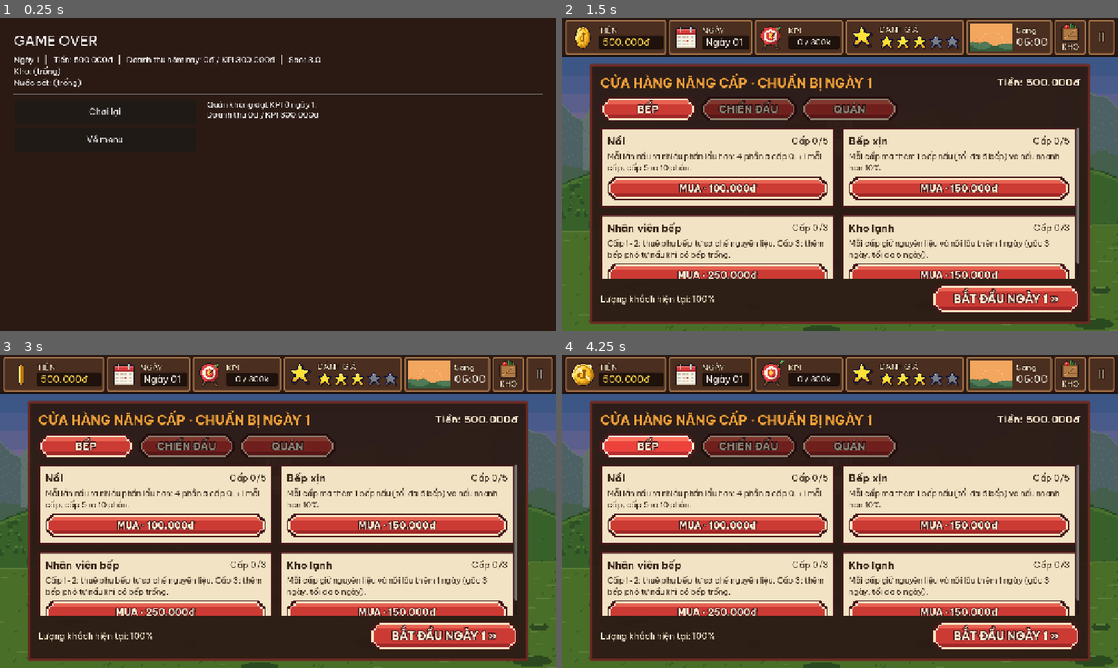
Above: before the commit, frames 1-4 (two rows, left to right).
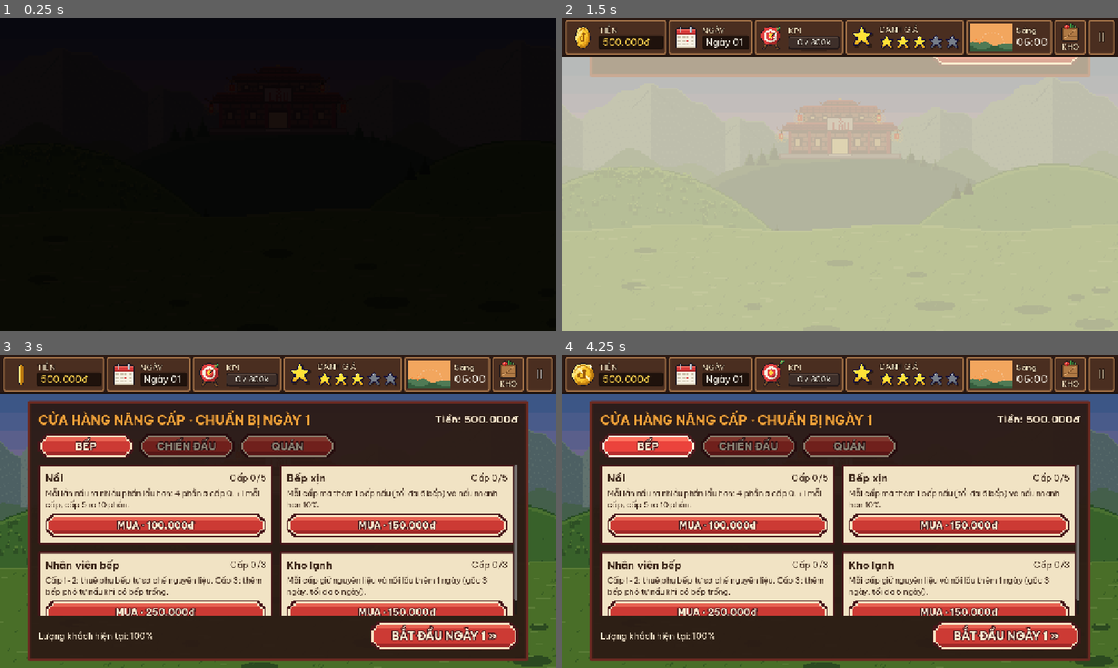
Above: after the commit, the same moments.

Repository: Znoywho/HotPot_SUNSUT
Game: Godot game, scene res://scenes/game_over/game_over.tscn
Two runs of this game, one before a commit and one after it. Both use one fixed random seed, a clock stepped at 60 frames per second and the inputs below. This scene is started directly instead of the project's main scene.
Inputs (mouse positions are in pixels of both pictures, inside the frame that each line leads up to):
- Up to frame 1 (0.25 s): no input
- Up to frame 2 (1.5 s): click "Chơi lại" (after the commit: "CHƠI LẠI") at 0.5 s; click (762, 259) at 1.25 s, where only the run after the commit has a clickable "CHƠI LẠI"
- Up to frame 3 (3 s): click "!" at 2 s; click "II" at 2.75 s
- Up to frame 4 (4.25 s): click "BẾP" at 3.5 s

The runs differ from the first frame. In frame 1, 95% of the frame differs, in the area x 0-100%, y 0-100%; in frame 2, 87%; in frame 3, 0.2%; in frame 4, 0.2%.

Commit message:
Màn Game Over thật (nền chiều tối, bảng kết quả, thanh KPI, Chơi lại / Về menu); thêm PixelBar dùng chung theo kiểu thanh của sổ, HUD dùng PixelBar

Diff:
--- a/scenes/common/hud.gd
+++ b/scenes/common/hud.gd
@@ -25,12 +25,10 @@
 const OUTLINE := Color("1a0f0a")
 const MONEY_COLOR := Color("ffd34e")
 const TEXT_COLOR := Color("f5f1e6")
-const BAR_FILL := Color("4cc552")
-const BAR_DONE := Color("ffd34e")
 
 var _money_label: Label
 var _day_label: Label
-var _kpi_bar: ProgressBar
+var _kpi_bar: PixelBar
 var _kpi_label: Label
 var _stars: Array[TextureRect] = []
 var _sun: HudSunDial
@@ -103,8 +101,7 @@
 	_kpi_bar.max_value = target
 	_kpi_bar.value = mini(GameState.today_revenue, target)
 	_kpi_label.text = "%s / %s" % [_short_money(GameState.today_revenue), _short_money(GameState.kpi_target)]
-	var fill := _kpi_bar.get_theme_stylebox("fill") as StyleBoxFlat
-	fill.bg_color = BAR_DONE if GameState.is_kpi_reached() else BAR_FILL
+	_kpi_bar.fill_color = PixelBar.GOLD if GameState.is_kpi_reached() else PixelBar.GREEN
 	_update_stars()
 	_update_time()
 	_update_storage_alert()
@@ -281,16 +278,8 @@
 
 
 func _kpi_widget() -> Control:
-	_kpi_bar = ProgressBar.new()
-	_kpi_bar.show_percentage = false
+	_kpi_bar = PixelBar.new()
 	_kpi_bar.custom_minimum_size = Vector2(116, 30)
-	_kpi_bar.mouse_filter = Control.MOUSE_FILTER_IGNORE
-	_kpi_bar.add_theme_stylebox_override("background", _value_style())
-	var fill := StyleBoxFlat.new()
-	fill.bg_color = BAR_FILL
-	fill.set_border_width_all(2)
-	fill.border_color = VALUE_BORDER
-	_kpi_bar.add_theme_stylebox_override("fill", fill)
 	_kpi_label = Label.new()
 	_kpi_label.add_theme_font_size_override("font_size", 18)
 	_kpi_label.add_theme_color_override("font_color", TEXT_COLOR)
--- /dev/null
+++ b/scenes/common/pixel_bar.gd
@@ -0,0 +1,79 @@
+class_name PixelBar
+extends TextureProgressBar
+## Thanh tiến độ pixel dùng chung cho cả game, cùng kiểu thanh KPI trong sổ tổng kết
+## (ảnh assets/sprites/ui/book/bar_*.png: rãnh nâu, phần đầy 3 tông màu, bóng đổ dưới chân).
+## Dùng: var bar := PixelBar.new(PixelBar.GREEN); bar.value = 40. Đổi màu: bar.fill_color = PixelBar.RED.
+## Màu GREEN / RED / GOLD dùng đúng ảnh của sổ; màu khác tự tạo 3 tông (sáng / thân / tối) từ khuôn bar_fill_white.png.
+## Cao bao nhiêu cũng được: chỉ các hàng giữa của ảnh bị kéo dãn nên viền pixel không méo.
+
+const GREEN := Color("66bb6a") ## Đạt / máu phe ta.
+const RED := Color("ff7b6b") ## Trượt / máu quái.
+const GOLD := Color("ffcc4d") ## Vượt mức / hoàn thành.
+const UNDER := preload("res://assets/sprites/ui/book/bar_under.png")
+const WHITE_FILL := preload("res://assets/sprites/ui/book/bar_fill_white.png")
+const FILL_TEXTURES := {
+	GREEN: preload("res://assets/sprites/ui/book/bar_fill_pass.png"),
+	RED: preload("res://assets/sprites/ui/book/bar_fill_fail.png"),
+	GOLD: preload("res://assets/sprites/ui/book/bar_fill_over.png"),
+}
+const SHADOW := Color(0, 0, 0, 0.25)
+
+const LIGHTEN := 0.3 ## Dải sáng phía trên = màu chọn sáng thêm 30% (như vàng nhạt trên thanh GOLD).
+const DARKEN := 0.22 ## Dải tối phía dưới = màu chọn tối đi 22%.
+
+static var _custom_fills := {} ## Color -> ImageTexture đã tạo, dùng lại cho thanh cùng màu.
+
+## Màu phần đầy; đổi lúc nào cũng được.
+var fill_color := GREEN:
+	set(value):
+		fill_color = value
+		texture_progress = FILL_TEXTURES[value] if FILL_TEXTURES.has(value) else _custom_fill(value)
+
+
+## Ảnh phần đầy cho màu tùy chọn: tô 3 tông của bar_fill_white.png theo màu chọn.
+## Xám 255 = dải sáng (color sáng thêm LIGHTEN), xám 230 = thân (đúng color), tối hơn = dải tối (color tối đi DARKEN).
+static func _custom_fill(color: Color) -> ImageTexture:
+	if not _custom_fills.has(color):
+		var image := WHITE_FILL.get_image()
+		image.decompress()
+		image.convert(Image.FORMAT_RGBA8)
+		for y in image.get_height():
+			for x in image.get_width():
+				var pixel := image.get_pixel(x, y)
+				if pixel.a == 0.0:
+					continue
+				var tone := color.lightened(LIGHTEN) if pixel.r > 0.95 else (color if pixel.r > 0.85 else color.darkened(DARKEN))
+				image.set_pixel(x, y, Color(tone, pixel.a))
+		_custom_fills[color] = ImageTexture.create_from_image(image)
+	return _custom_fills[color]
+
+
+## Tạo thanh với màu cho trước, cao mặc định 20px như trong sổ.
+func _init(color := GREEN) -> void:
+	texture_under = UNDER
+	fill_color = color
+	nine_patch_stretch = true
+	stretch_margin_left = 20 # đầu bo tròn bên trái
+	stretch_margin_right = 16
+	stretch_margin_top = 4 # hàng 4..13 cùng màu, chỉ kéo dãn đoạn đó
+	stretch_margin_bottom = 6
+	custom_minimum_size = Vector2(0, 20)
+	mouse_filter = MOUSE_FILTER_IGNORE
+	_add_shadow(6, 0, 3) # bóng rộng sát chân thanh
+	_add_shadow(30, 3, 2) # bóng hẹp mờ hơn bên dưới
+
+
+## Một dải bóng đổ dưới chân thanh: thụt vào inset px mỗi bên, cách chân top px, dày height px.
+func _add_shadow(inset: float, top: float, height: float) -> void:
+	var shadow := ColorRect.new()
+	shadow.color = SHADOW
+	shadow.show_behind_parent = true
+	shadow.mouse_filter = MOUSE_FILTER_IGNORE
+	shadow.anchor_top = 1.0
+	shadow.anchor_right = 1.0
+	shadow.anchor_bottom = 1.0
+	shadow.offset_left = inset
+	shadow.offset_right = -inset
+	shadow.offset_top = top
+	shadow.offset_bottom = top + height
+	add_child(shadow)
--- a/scenes/game_over/game_over.gd
+++ b/scenes/game_over/game_over.gd
@@ -1,12 +1,153 @@
-extends ScreenBase
+extends Control
+## Màn Game Over: quán không đạt KPI. Nền là phong cảnh menu chính nhuốm màu chiều tối,
+## bảng giữa ghi ngày thua, doanh thu so với KPI (thanh %), số ngày trụ được, sao; 2 nút Chơi lại / Về menu.
+## Save đã bị xóa trước khi vào màn này (DayManager.next_phase), nên số liệu đọc thẳng từ GameState.
+
+const SKY := preload("res://assets/sprites/scenery/sky.png")
+const LANDSCAPE := preload("res://assets/sprites/scenery/landscape.png")
+const BOLD_FONT := preload("res://assets/fonts/BeVietnamPro-Bold.ttf")
+const DUSK_TINT := Color(0.55, 0.38, 0.42) ## Nhuộm phong cảnh sang chiều tối, buồn hơn menu chính.
+const BOARD_COLOR := Color("2b1a14", 0.94)
+const BOARD_BORDER := Color("6b2a22")
+const TEXT_LIGHT := Color("fbecd2")
+const ACCENT := Color("f2a33a")
+const FAIL_RED := Color("e0533d")
+const FADE_IN_SECONDS := 0.8
+const BOARD_DROP_SECONDS := 0.7
 
 
-func _get_title() -> String:
-	return "GAME OVER"
+## Dựng nền, bảng kết quả, lớp nhắc xoay ngang, rồi cho màn sáng dần lên từ đen.
+func _ready() -> void:
+	for texture in [SKY, LANDSCAPE]:
+		_add_cover_layer(texture)
+	var shade := ColorRect.new()
+	shade.color = Color(0, 0, 0, 0.45)
+	shade.mouse_filter = MOUSE_FILTER_IGNORE
+	shade.set_anchors_and_offsets_preset(PRESET_FULL_RECT)
+	add_child(shade)
+	_build_board()
+	_fade_in()
+	add_child(RotateHint.new())
 
 
-func _setup() -> void:
-	log_line("Quán không đạt KPI ở ngày %d." % GameState.day)
-	log_line("Doanh thu %s / KPI %s" % [GameState.format_money(GameState.today_revenue), GameState.format_money(GameState.kpi_target)])
-	add_action("Chơi lại", DayManager.start_new_game)
-	add_action("Về menu", DayManager.go_to_main_menu)
+## Một lớp phong cảnh phủ kín màn, giữ tỉ lệ, nhuộm màu chiều tối.
+func _add_cover_layer(texture: Texture2D) -> void:
+	var layer := TextureRect.new()
+	layer.texture = texture
+	layer.expand_mode = TextureRect.EXPAND_IGNORE_SIZE
+	layer.stretch_mode = TextureRect.STRETCH_KEEP_ASPECT_COVERED
+	layer.modulate = DUSK_TINT
+	layer.mouse_filter = MOUSE_FILTER_IGNORE
+	layer.set_anchors_and_offsets_preset(PRESET_FULL_RECT)
+	add_child(layer)
+
+
+## Màn đen phủ lên rồi tan dần.
+func _fade_in() -> void:
+	var fade := ColorRect.new()
+	fade.color = Color.BLACK
+	fade.mouse_filter = MOUSE_FILTER_IGNORE
+	fade.set_anchors_and_offsets_preset(PRESET_FULL_RECT)
+	add_child(fade)
+	var tween := fade.create_tween()
+	tween.tween_property(fade, "color:a", 0.0, FADE_IN_SECONDS)
+	tween.tween_callback(fade.queue_free)
+
+
+## Bảng giữa màn: tiêu đề, lý do thua, các dòng số liệu, thanh % KPI, 2 nút.
+func _build_board() -> void:
+	var center := CenterContainer.new()
+	center.set_anchors_and_offsets_preset(PRESET_FULL_RECT)
+	add_child(center)
+	center.position.y = -get_viewport_rect().size.y # rơi từ trên xuống như bảng cửa hàng
+	center.create_tween().tween_property(center, "position:y", 0.0, BOARD_DROP_SECONDS) \
+			.set_delay(0.3).set_trans(Tween.TRANS_BACK).set_ease(Tween.EASE_OUT)
+
+	var board := PanelContainer.new()
+	board.custom_minimum_size = Vector2(760, 0)
+	board.add_theme_stylebox_override("panel", _box_style(BOARD_COLOR, BOARD_BORDER, 6, 32))
+	center.add_child(board)
+	var column := VBoxContainer.new()
+	column.add_theme_constant_override("separation", 14)
+	board.add_child(column)
+
+	column.add_child(_make_label("QUÁN ĐÓNG CỬA", 56, FAIL_RED, true))
+	column.add_child(_make_label("Ngày %d không đạt KPI." % GameState.day, 24, TEXT_LIGHT))
+
+	var revenue := GameState.today_revenue
+	var kpi := GameState.kpi_target
+	column.add_child(_make_row("Doanh thu hôm nay", GameState.format_money(revenue)))
+	column.add_child(_make_row("KPI cần đạt", GameState.format_money(kpi)))
+	column.add_child(_make_row("Còn thiếu", GameState.format_money(maxi(0, kpi - revenue)), FAIL_RED))
+	column.add_child(_make_kpi_bar(kpi_percent(revenue, kpi)))
+	column.add_child(_make_row("Số ngày trụ được", "%d ngày" % (GameState.day - 1)))
+	column.add_child(_make_row("Đánh giá quán", "%.1f / 5 sao" % GameState.stars))
+
+	var buttons := HBoxContainer.new()
+	buttons.alignment = BoxContainer.ALIGNMENT_CENTER
+	buttons.add_theme_constant_override("separation", 24)
+	column.add_child(buttons)
+	var retry := PixelButton.new("CHƠI LẠI", 28)
+	retry.pressed.connect(DayManager.start_new_game)
+	buttons.add_child(retry)
+	var menu := PixelButton.new("VỀ MENU", 28)
+	menu.pressed.connect(DayManager.go_to_main_menu)
+	buttons.add_child(menu)
+
+
+## Phần trăm KPI đã đạt: percent = revenue / kpi × 100, chặn trong [0, 100]. KPI <= 0 coi như đạt 100%.
+static func kpi_percent(revenue: int, kpi: int) -> float:
+	if kpi <= 0:
+		return 100.0
+	return clampf(revenue * 100.0 / kpi, 0.0, 100.0)
+
+
+## Một dòng "tên ........ giá trị" (tên trái, giá trị phải).
+func _make_row(title: String, value: String, value_color := TEXT_LIGHT) -> HBoxContainer:
+	var row := HBoxContainer.new()
+	var left := _make_label(title, 22, TEXT_LIGHT)
+	left.horizontal_alignment = HORIZONTAL_ALIGNMENT_LEFT
+	left.size_flags_horizontal = SIZE_EXPAND_FILL
+	row.add_child(left)
+	var right := _make_label(value, 22, value_color, true)
+	right.horizontal_alignment = HORIZONTAL_ALIGNMENT_RIGHT
+	row.add_child(right)
+	return row
+
+
+## Thanh pixel đỏ (cùng kiểu sổ tổng kết) cho biết đã đạt bao nhiêu % KPI; chạy từ 0 lên khi bảng rơi xong.
+func _make_kpi_bar(percent: float) -> Control:
+	var bar := PixelBar.new(PixelBar.RED)
+	bar.custom_minimum_size = Vector2(0, 32)
+	var label := _make_label("Đạt %d%% KPI" % floori(percent), 18, TEXT_LIGHT, true)
+	label.set_anchors_and_offsets_preset(PRESET_FULL_RECT)
+	bar.add_child(label)
+	bar.create_tween().tween_property(bar, "value", percent, 0.8) \
+			.set_delay(BOARD_DROP_SECONDS + 0.3).set_ease(Tween.EASE_OUT)
+	return bar
+
+
+## Khung nền phẳng có viền, góc vuông nhẹ cho hợp pixel (giống cửa hàng).
+func _box_style(fill: Color, border: Color, border_width: int, padding: float) -> StyleBoxFlat:
+	var style := StyleBoxFlat.new()
+	style.bg_color = fill
+	style.border_color = border
+	style.set_border_width_all(border_width)
+	style.set_corner_radius_all(2)
+	style.set_content_margin_all(padding)
+	return style
+
+
+## Label căn giữa với cỡ chữ, màu; bold = chữ đậm có viền tối.
+func _make_label(text: String, font_size: int, color: Color, bold := false) -> Label:
+	var label := Label.new()
+	label.text = text
+	label.horizontal_alignment = HORIZONTAL_ALIGNMENT_CENTER
+	label.vertical_alignment = VERTICAL_ALIGNMENT_CENTER
+	label.add_theme_font_size_override("font_size", font_size)
+	label.add_theme_color_override("font_color", color)
+	if bold:
+		label.add_theme_font_override("font", BOLD_FONT)
+		label.add_theme_color_override("font_outline_color", Color("1a0f0b"))
+		label.add_theme_constant_override("outline_size", 8)
+	return label
Binary file added: assets/sprites/ui/book/bar_fill_white.png
Not shown, added: assets/sprites/ui/book/bar_fill_white.png.import
Not shown, added: scenes/common/pixel_bar.gd.uid
